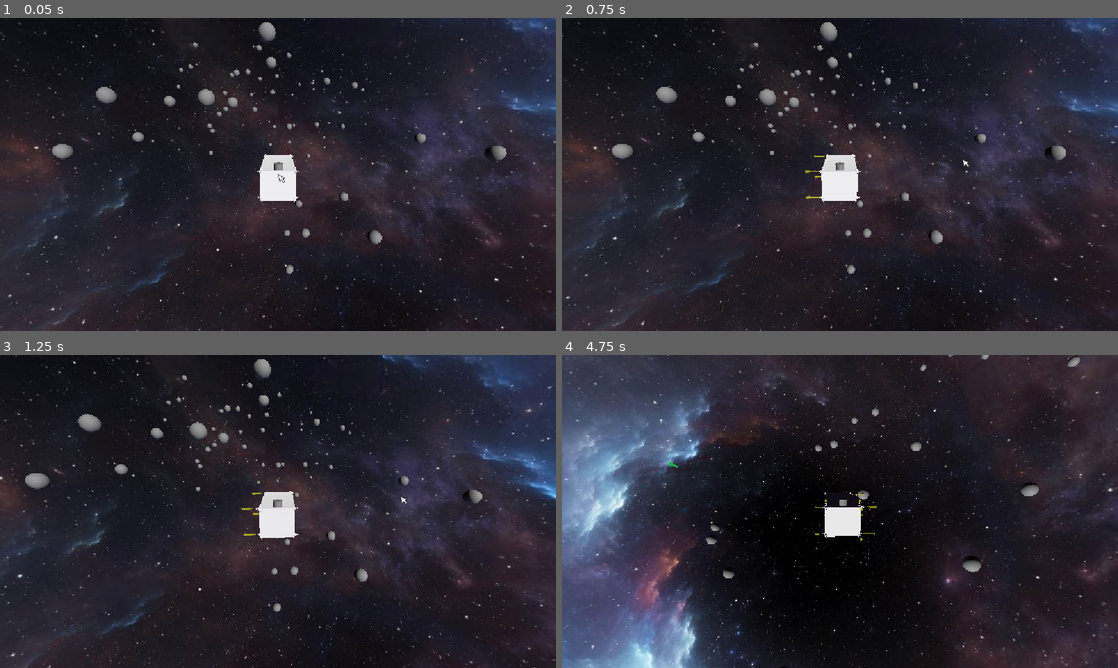
Above: before the commit, frames 1-4 (two rows, left to right).
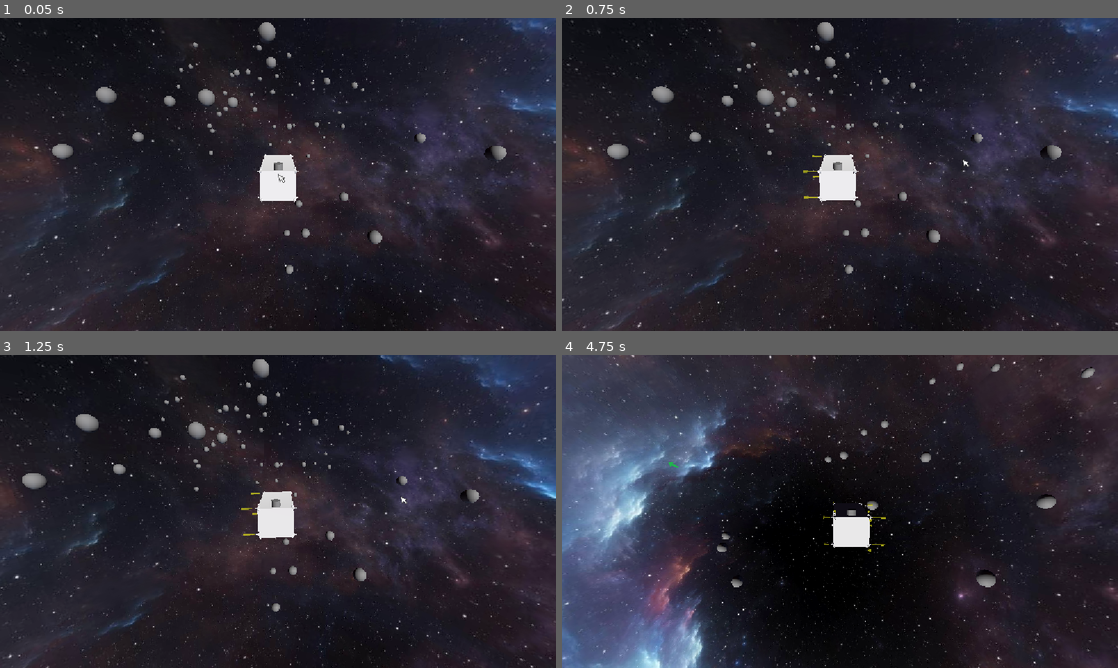
Above: after the commit, the same moments.

Repository: shaninalex/godot-space-movement-prototype
Game: Godot game, scene res://root.tscn
The game is run twice, just before and just after one commit, with the same random seed, the same clock (stepped at 60 frames per second) and the same inputs.
Inputs (mouse positions are in pixels of both pictures, inside the frame that each line leads up to):
- Up to frame 1 (0.05 s): no input
- Up to frame 2 (0.75 s): tap Enter at 0.5 s; move the mouse to (962, 158) at 0.52 s; hold D (move_right) from 0.53 s (still down); tap Tab at 0.6 s; click (962, 158) at 0.67 s
- Up to frame 3 (1.25 s): keep holding D (move_right)
- Up to frame 4 (4.75 s): move the mouse to (728, 527) at 1.27 s; release D (move_right) at 1.28 s; hold Ctrl (move_backward) 1.28-2.03 s; tap Tab every 0.75 s from 1.35 to 4.35 s; click (728, 527) at 1.42 s; move the mouse to (895, 442) at 2.02 s; hold D (move_right) 2.03-2.78 s; click (895, 442) at 2.17 s; move the mouse to (812, 574) at 2.77 s; hold Shift (move_forward) 2.78-3.53 s; click (812, 574) at 2.92 s; move the mouse to (1006, 558) at 3.52 s; hold A (move_left) from 3.53 s (still down); click (1006, 558) at 3.67 s; move the mouse to (673, 464) at 4.27 s; click (673, 464) at 4.42 s

Frame 1 is identical in both runs. In frame 2, 3.7% of the frame differs, in the area x 0-100%, y 0-100%; in frame 3, 3.0%; in frame 4, 16%.

Commit message:
pan offset

Diff:
--- a/Player.tscn
+++ b/Player.tscn
@@ -25,6 +25,7 @@
 
 [node name="CameraRig" type="Node3D" parent="." unique_id=1492913099]
 script = ExtResource("3_camera_rig")
+pan_smooth_speed = 1.0
 
 [node name="Camera3D" type="Camera3D" parent="CameraRig" unique_id=192994442]
 transform = Transform3D(1, 0, 0, 0, 1, 0, 0, 0, 1, 0, 4.9956393, 16.133942)
--- a/camera_rig.gd
+++ b/camera_rig.gd
@@ -12,6 +12,13 @@
 @export var max_zoom: float = 2.5
 @export var zoom_step: float = 0.15
 @export var zoom_speed: float = 12.0
+
+@export_group("Pan Offset")
+## Maximum lateral (X) and vertical (Y) camera shift based on mouse steering.
+@export var max_pan_offset: Vector2 = Vector2(5.5, 1.5)
+## Speed of camera pan smoothing.
+@export var pan_smooth_speed: float = 0.05
+@export var pan_enabled: bool = true
 
 @export_group("Orbit Mode")
 @export var orbit_sensitivity: float = 0.005
@@ -29,6 +36,7 @@
 var _orbit_quat: Quaternion = Quaternion.IDENTITY
 
 var _current_rotation_quat: Quaternion = Quaternion.IDENTITY
+var _current_pan: Vector2 = Vector2.ZERO
 
 
 func _ready() -> void:
@@ -79,6 +87,18 @@
 	# Process Zoom
 	_current_zoom = lerpf(_current_zoom, _target_zoom, zoom_speed * delta)
 
+	# Process Pan-Offset based on mouse cursor distance from screen center
+	var target_pan := Vector2.ZERO
+	if not is_orbit_mode and get_viewport() and pan_enabled:
+		var viewport_rect := get_viewport().get_visible_rect()
+		var center := viewport_rect.size * 0.5
+		if center.x > 0.0 and center.y > 0.0:
+			var mouse_pos := get_viewport().get_mouse_position()
+			var offset := (mouse_pos - center) / center
+			target_pan = Vector2(offset.x * max_pan_offset.x, offset.y * max_pan_offset.y)
+
+	_current_pan = _current_pan.lerp(target_pan, pan_smooth_speed * delta)
+
 	# Process Rotation
 	var ship_quat := _target_node.global_basis.get_rotation_quaternion()
 
@@ -95,10 +115,10 @@
 
 	global_basis = Basis(_current_rotation_quat)
 
-	# Update camera position and frame the ship
+	# Update camera position with zoom and pan offset, and frame the ship
 	if camera:
 		camera.position = base_offset * _current_zoom
-		camera.look_at(global_position, global_basis.y)
+		camera.look_at(Vector3(global_position.x + _current_pan.x, global_position.y + _current_pan.y, global_position.z), global_basis.y)
 
 
 func toggle_orbit_mode() -> void:
Not shown, added: assets/screenshot.png.import
